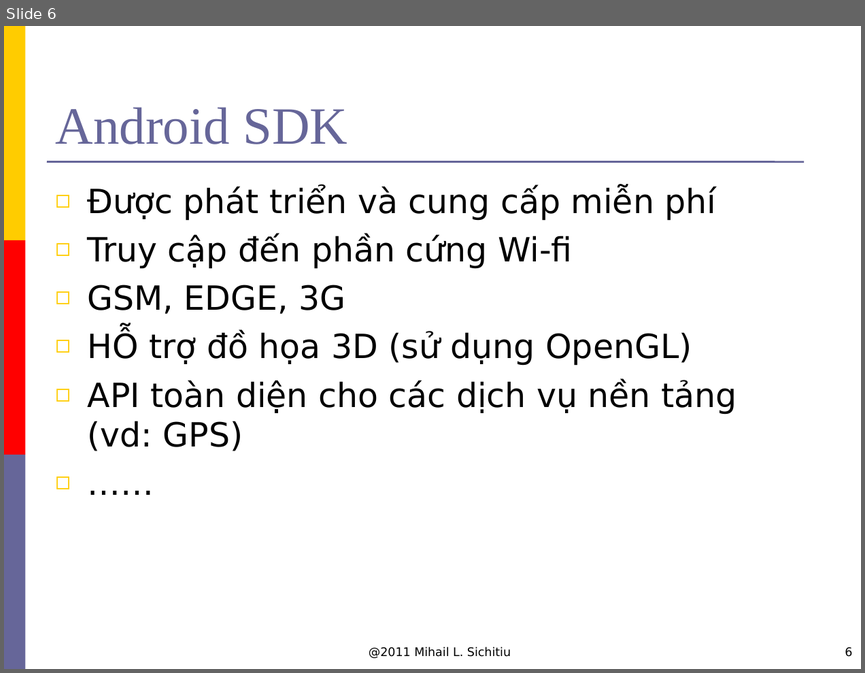
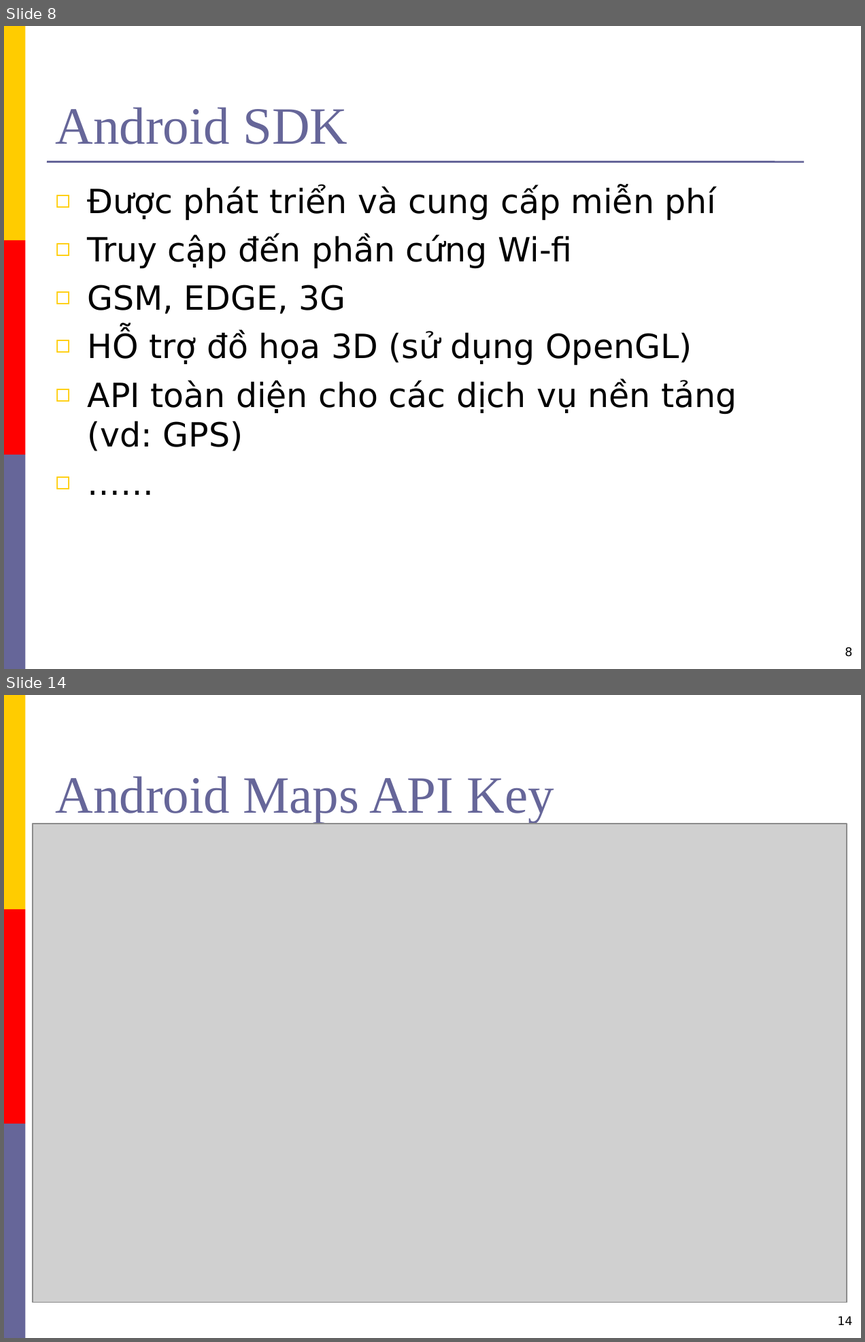
Before and after one commit to hungdien/google-map-api-and-map-on-android, a slide deck: Reports/Presentation.ppt. Shown one above the other, each under a label of ours: slide 6 before the commit, slides 8 and 14 after it; the slides between them are not shown. The pictures are 865x673 and 865x1342 pixels, drawn with LibreOffice and Linux fonts; fonts in the diff are those of the drawing; grey boxes stand for pictures; background and template pictures are left out. Boxes give left, top, right and bottom in pixels: in the first picture for what was removed or moved away, otherwise in the second. Text is boxed around its words. In the diff, an @@ line names an element or a change of style, - is before the commit and + after.

```diff
--- a/Reports/Presentation.ppt
+++ b/Reports/Presentation.ppt
@@ slide 14 added at bbox=[4, 695, 861, 1338], background #FFFFFF; not listed: 3 template elements that a slide beside it also shows @@
@@ title added at bbox=[56, 776, 554, 823], 44 pt, text #666699 @@
+Android Maps API Key
@@ picture added at bbox=[33, 824, 847, 1302] @@
@@ page number added at bbox=[837, 1316, 852, 1325], 10 pt, text #000000 @@
+14
@@ what was slide 6 is now slide 8 @@
@@ slide 8 changed as well @@
@@ text removed at bbox=[368, 647, 511, 658] @@
-@2011 Mihail L. Sichitiu
@@ page number at bbox=[844, 647, 852, 656]: text changed @@
-6
+8
```
Also in this commit, not shown: 5 other slides changed, 9 other slides added.
